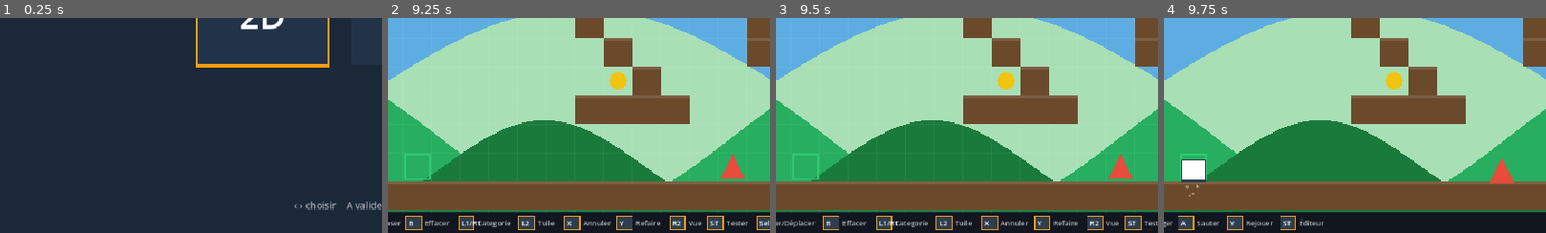
Above: before the commit, frames 1-4 (left to right).
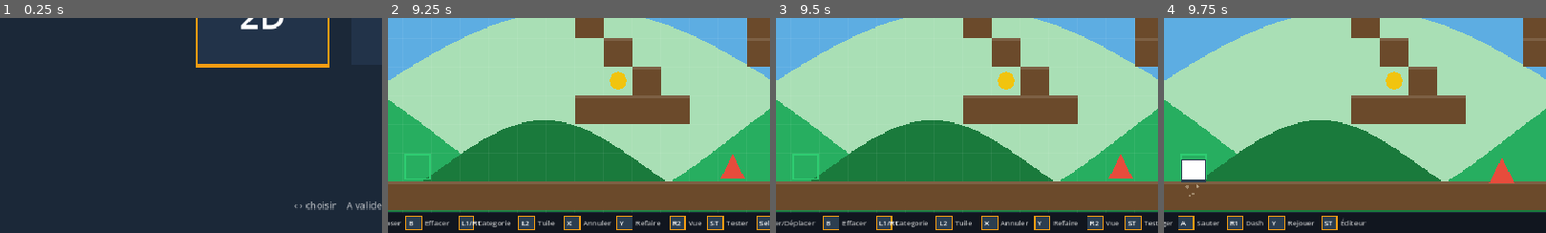
Above: after the commit, the same moments.

Repository: kilian-quittard/gaming-console-os
Game: Godot game, scene res://scenes/game/Forge.tscn
The game is run twice, just before and just after one commit, with the same random seed, the same clock (stepped at 60 frames per second) and the same inputs.
Inputs (mouse positions are % of the whole screen's width and height, from its top left):
- Up to frame 1 (0.25 s): no input
- Up to frame 2 (9.25 s): tap Enter at 0.5, 2, 5.1 s; move the mouse to (72, 45) at 0.52 s; hold Right 0.53-1.25 s; hold Shift 0.53-1.25 s; click (72, 45) at 0.67 s; tap Space at 0.77, 1.25, 3.77, 6.77 s; tap R every 1.5 s from 0.8 to 8.3 s; drag from (30, 55) to (45, 70) at 1.27 s; move the mouse to (60, 28) at 2.02 s; hold Right 2.03-2.75 s; hold Shift 2.03-2.75 s; drag from (45, 70) to (20, 35) at 2.77 s; move the mouse to (80, 65) at 3.52 s; hold Left 3.53-4.25 s; tap Alt at 3.6 s; drag from (20, 35) to (35, 25) at 4.27 s; move the mouse to (55, 50) at 5.02 s; hold Down 5.03-5.75 s; click (55, 50) at 5.17 s; drag from (35, 25) to (30, 55) at 5.77 s; move the mouse to (72, 45) at 6.52 s; hold Up 6.53-7.25 s; tap Delete at 6.6 s; drag from (30, 55) to (45, 70) at 7.27 s; move the mouse to (60, 28) at 8.02 s; hold Down 8.03-8.75 s; tap Y at 8.1 s; drag from (45, 70) to (20, 35) at 8.77 s
- Up to frame 3 (9.5 s): no input
- Up to frame 4 (9.75 s): move the mouse to (80, 65) at 9.52 s; hold Up from 9.53 s (still down); tap Tab at 9.6 s; click (80, 65) at 9.67 s
The pictures show only the part of the screen within x 6-56%, y 50-100%; the shares and areas given below are measured in that part.

Frames 1-3 are identical in both runs. In frame 4, 1.0% of the frame differs, in the area x 17-53%, y 92-99%.

Commit message:
feat(forge): top-down polish + shared dash/dodge
Top-down: top-down player render (disc + facing eyes + weapon), dedicated
stone wall tile, stationary turret (no gravity), wall-blocked enemies,
adapted play HUD (move/sword/shot badges).

Dash/dodge in shared base (both genres, R1/Shift): speed burst + i-frames
(_die guarded by pinv) + cooldown; horizontal in platformer, gsp boost in
Sonic, facing-dir in top-down with trail. Reset on start/respawn.

Co-Authored-By: Claude Opus 4.8 <noreply@anthropic.com>

Diff:
--- a/forge/scripts/common/forge/ForgeApp.gd
+++ b/forge/scripts/common/forge/ForgeApp.gd
@@ -1900,9 +1900,17 @@
 			x = _badge(x, y, "R2", "Vue")
 			x = _badge(x, y, "ST", "Tester")
 			x = _badge(x, y, "Sel", "Menu")
+	elif cur_template == "topdown":
+		x = _badge(x, y, "←→↑↓", "Bouger")
+		x = _badge(x, y, "A", "Épée")
+		x = _badge(x, y, "X", "Tir")
+		x = _badge(x, y, "R1", "Dash")
+		x = _badge(x, y, "Y", "Rejouer")
+		x = _badge(x, y, "ST", "Éditeur")
 	else:
 		x = _badge(x, y, "←→", "Bouger")
 		x = _badge(x, y, "A", "Sauter")
+		x = _badge(x, y, "R1", "Dash")
 		x = _badge(x, y, "Y", "Rejouer")
 		x = _badge(x, y, "ST", "Éditeur")
 
--- a/forge/scripts/common/templates/platformer/PlatformerTemplate.gd
+++ b/forge/scripts/common/templates/platformer/PlatformerTemplate.gd
@@ -130,6 +130,11 @@
 const WATER_SWIM := -310.0  # impulsion de brasse (répétable)
 const WATER_DRAG := 0.86    # amortissement horizontal par frame
 const AIR_MAX := 8.0        # secondes d'air avant noyade (si noyade activée)
+# dash / esquive (les 2 genres) : burst + i-frames + cooldown
+const DASH_SPEED := 720.0
+const DASH_DUR := 0.16
+const DASH_CD := 0.5
+const DASH_IFRAME := 0.22
 
 var app: Node = null                    # ForgeApp (grille, vue, fx, audio)
 @onready var player_sm := $PlayerSM      # XSM (StateRegions)
@@ -168,6 +173,10 @@
 var was_in_water := false
 var air_t := 8.0          # réserve d'air courante (noyade)
 var time_left := 0.0      # chrono restant (0 = pas de limite)
+var pinv := 0.0           # invulnérabilité joueur (i-frames, ex: dash)
+var dash_cd := 0.0
+var dashing := 0.0        # temps restant du dash en cours
+var dash_dir := Vector2.RIGHT
 var prev_vx := 0.0
 var gates_open := false
 var switch_cd := 0.0
@@ -263,6 +272,7 @@
 	on_ladder = false; climbing = false; on_ice = false; prev_vx = 0.0
 	was_in_water = false; air_t = AIR_MAX
 	time_left = _time_limit()
+	pinv = 0.0; dashing = 0.0; dash_cd = 0.0
 	gates_open = false; switch_cd = 0.0; autorun_dir = 1
 	gsp = 0.0; gangle = 0.0; sonic_grounded = false
 	_build_entities()
@@ -355,6 +365,25 @@
 	Input.start_joy_vibration(0, 0.10, 0.25, 0.07); app._play("jump")
 
 
+# ---- dash / esquive (partagé par les genres) ----
+func _tick_player_timers(delta: float) -> void:
+	if pinv > 0.0: pinv -= delta
+	if dash_cd > 0.0: dash_cd -= delta
+	if dashing > 0.0: dashing -= delta
+
+
+func _dash_input() -> bool:
+	return Input.is_key_pressed(KEY_SHIFT) or Input.is_joy_button_pressed(0, JOY_BUTTON_RIGHT_SHOULDER)
+
+
+func _start_dash(dir: Vector2) -> void:
+	if dir.length() < 0.1: dir = Vector2(1, 0)
+	dashing = DASH_DUR; dash_cd = DASH_CD; pinv = DASH_IFRAME
+	dash_dir = dir.normalized()
+	app._emit(ppos + PSIZE * 0.5, 8, Color("9be7ff"), 200.0, 0.3, false, 3.0)
+	app._shake(2.0, 0.08); app._play("jump")
+
+
 func _process(_delta: float) -> void:
 	# En play : redraw continu (perso/ennemis/fx bougent).
 	# En édition : le monde est statique ; ForgeApp déclenche tmpl.queue_redraw()
@@ -381,10 +410,16 @@
 			gsp = 0.0; sonic_grounded = false; on_floor = false
 			was_in_water = false; air_t = AIR_MAX
 			time_left = _time_limit()
+			pinv = 0.0; dashing = 0.0; dash_cd = 0.0
 		return
 
 	if _sonic():
 		_move_plats(delta)
+		_tick_player_timers(delta)
+		if dashing <= 0.0 and dash_cd <= 0.0 and _dash_input():
+			_start_dash(Vector2(signf(gsp) if gsp != 0.0 else 1.0, 0.0))
+		if dashing > 0.0:
+			gsp = dash_dir.x * DASH_SPEED
 		_sonic_physics(delta)
 		_carry_on_plat(delta)
 		_update_enemies(delta)
@@ -439,6 +474,15 @@
 		app._shake(2.0, 0.08)
 	was_in_water = in_water
 	_update_air(delta, in_water)
+
+	# dash horizontal (esquive) : override la vitesse pendant le dash
+	_tick_player_timers(delta)
+	if dashing <= 0.0 and dash_cd <= 0.0 and _dash_input():
+		var dx := signf(float(input_x)) if input_x != 0 else signf(pvel.x)
+		_start_dash(Vector2(dx if dx != 0.0 else 1.0, 0.0))
+	if dashing > 0.0:
+		pvel.x = dash_dir.x * DASH_SPEED
+		pvel.y = 0.0
 
 	_move_plats(delta)
 	var rects := _solid_rects()
@@ -1509,7 +1553,7 @@
 
 
 func _die() -> void:
-	if dead: return
+	if dead or pinv > 0.0: return   # i-frames (dash) → invulnérable
 	dead = true; death_t = 0.7
 	app._emit(ppos + PSIZE * 0.5, 16, Color("ecf0f1"), 260.0, 0.5, true, 4.0)
 	app._shake(9.0, 0.30)
--- a/forge/scripts/common/templates/topdown/TopDownTemplate.gd
+++ b/forge/scripts/common/templates/topdown/TopDownTemplate.gd
@@ -66,6 +66,7 @@
 			_build_entities()
 			_place_player(respawn_cell)
 			pvel = Vector2.ZERO
+			pinv = 0.0; dashing = 0.0; dash_cd = 0.0
 		queue_redraw(); app.queue_redraw()
 		return
 
@@ -74,7 +75,14 @@
 	if mv.length() > 0.0:
 		mv = mv.normalized()
 		face = mv
-	_td_move(mv, delta)
+	# dash / roulade : burst dans la direction regardée (i-frames)
+	_tick_player_timers(delta)
+	if dashing <= 0.0 and dash_cd <= 0.0 and _dash_input():
+		_start_dash(face)
+	if dashing > 0.0:
+		_td_move(dash_dir, delta * (DASH_SPEED / TD_SPEED))   # même collision, vitesse dash
+	else:
+		_td_move(mv, delta)
 
 	# combat
 	if atk_t > 0.0: atk_t -= delta
@@ -177,23 +185,42 @@
 		app._shake(3.0, 0.1); app._play("stomp")
 
 
-# ennemis : réutilise les comportements hérités (chasseur/volant/boss = sans gravité),
-# contact = mort du joueur (pas de stomp en top-down)
+# ennemis : comportements sans gravité ; bloqués par les murs ; contact = mort
 func _td_enemies(delta: float) -> void:
 	var pr := Rect2(ppos, PSIZE)
 	for en in enemies:
 		if not en.alive: continue
-		match en.get("type", "chaser"):
+		var t: String = en.get("type", "chaser")
+		var prev: Vector2 = en.pos
+		match t:
 			"flyer":   _enemy_flyer(en, delta)
 			"boss":    _enemy_boss(en, delta)
-			"shooter": _enemy_shooter(en, delta)
+			"shooter": _td_shooter(en, delta)
 			_:         _enemy_chaser(en, delta)
-		var esz: float = BOSS_SIZE if en.type == "boss" else float(ESIZE)
+		var esz: float = BOSS_SIZE if t == "boss" else float(ESIZE)
+		# bloque sur les murs (sauf le boss qui vole/charge à travers)
+		if t != "boss":
+			var cc := Vector2i(int((en.pos.x + esz * 0.5) / CELL), int((en.pos.y + esz * 0.5) / CELL))
+			if _is_full_solid(app.grid.get(cc, EMPTY)):
+				en.pos = prev
 		if pr.intersects(Rect2(en.pos, Vector2(esz, esz))):
 			if en.type == "boss" and en.inv > 0.0:
 				pass
 			else:
 				_die()
+
+
+# tourelle top-down : fixe (pas de gravité), tire vers le joueur à intervalle
+func _td_shooter(en: Dictionary, delta: float) -> void:
+	en.shoot_t = en.get("shoot_t", SHOOT_INTERVAL) - delta
+	if en.shoot_t <= 0.0:
+		en.shoot_t = SHOOT_INTERVAL
+		var ctr: Vector2 = en.pos + Vector2(ESIZE, ESIZE) * 0.5
+		var to: Vector2 = (ppos + PSIZE * 0.5) - ctr
+		if to.length() < 1.0: to = Vector2(1, 0)
+		projectiles.append({"pos": ctr, "vel": to.normalized() * PROJ_SPEED, "alive": true})
+		app._emit(ctr, 4, COLORS[SHOOTER].lightened(0.4), 120.0, 0.2, false, 2.5)
+		app._play("spring")
 
 
 func _draw() -> void:
@@ -206,12 +233,37 @@
 		if s.alive:
 			draw_circle(app._w2s(s.pos), 7.0 * vs, Color("9be7ff"))
 			draw_circle(app._w2s(s.pos), 4.0 * vs, Color("ffffff"))
-	# indicateur de direction + coup d'épée
+	# joueur vu de dessus : disque (recouvre le carré du parent) + regard + arme
 	var ctr: Vector2 = app._w2s(ppos + PSIZE * 0.5)
-	var tip: Vector2 = ctr + face * 16.0 * vs
-	var perp := Vector2(-face.y, face.x) * 6.0 * vs
-	draw_colored_polygon(PackedVector2Array([tip, ctr + perp, ctr - perp]), Color("2c3e50"))
+	var rad: float = PSIZE.x * 0.5 * vs
+	# traînée de dash
+	if dashing > 0.0:
+		for i in 3:
+			draw_circle(ctr - dash_dir * float(i + 1) * 10.0 * vs, rad * (1.0 - i * 0.22), Color(0.6, 0.9, 1.0, 0.25))
+	draw_circle(ctr, rad, Color("ecf0f1"))
+	draw_circle(ctr, rad, Color("2c3e50"), false, 2.0 * vs)
+	# 2 yeux orientés vers la direction regardée
+	var fperp := Vector2(-face.y, face.x)
+	for sgn in [-1.0, 1.0]:
+		draw_circle(ctr + face * rad * 0.35 + fperp * sgn * rad * 0.4, rad * 0.18, Color("2c3e50"))
+	# coup d'épée : lame qui balaie devant
 	if atk_t > 0.0:
-		var a0 := face.angle() - 0.9
-		var a1 := face.angle() + 0.9
-		draw_arc(ctr, (PSIZE.x * 0.5 + TD_ATK_REACH) * vs, a0, a1, 14, Color(1, 1, 1, 0.9), 4.0 * vs)
+		var a0 := face.angle() - 0.95
+		var a1 := face.angle() + 0.95
+		draw_arc(ctr, (PSIZE.x * 0.5 + TD_ATK_REACH) * vs, a0, a1, 16, Color(1, 1, 1, 0.95), 5.0 * vs)
+	else:
+		# petite "arme" tenue dans la direction (indicateur statique)
+		draw_line(ctr + face * rad * 0.6, ctr + face * (rad + 10.0 * vs), Color("bdc3c7"), 3.0 * vs)
+
+
+# tuiles top-down : le mur (GROUND) a un rendu pierre dédié ; le reste réutilise le parent
+func draw_tile(ci: CanvasItem, p: Vector2, t: int, scale := 1.0, alpha := 1.0, world := false, surface := true) -> void:
+	if t == GROUND:
+		var cs := CELL * scale
+		var c := Color("4a5568")
+		ci.draw_rect(Rect2(p, Vector2(cs, cs)), c)
+		ci.draw_rect(Rect2(p, Vector2(cs, maxf(2.0, cs * 0.16))), c.lightened(0.18))
+		ci.draw_rect(Rect2(p + Vector2(0, cs * 0.84), Vector2(cs, maxf(2.0, cs * 0.16))), c.darkened(0.3))
+		ci.draw_rect(Rect2(p, Vector2(cs, cs)), c.darkened(0.45), false, maxf(1.0, scale))
+		return
+	super(ci, p, t, scale, alpha, world, surface)
